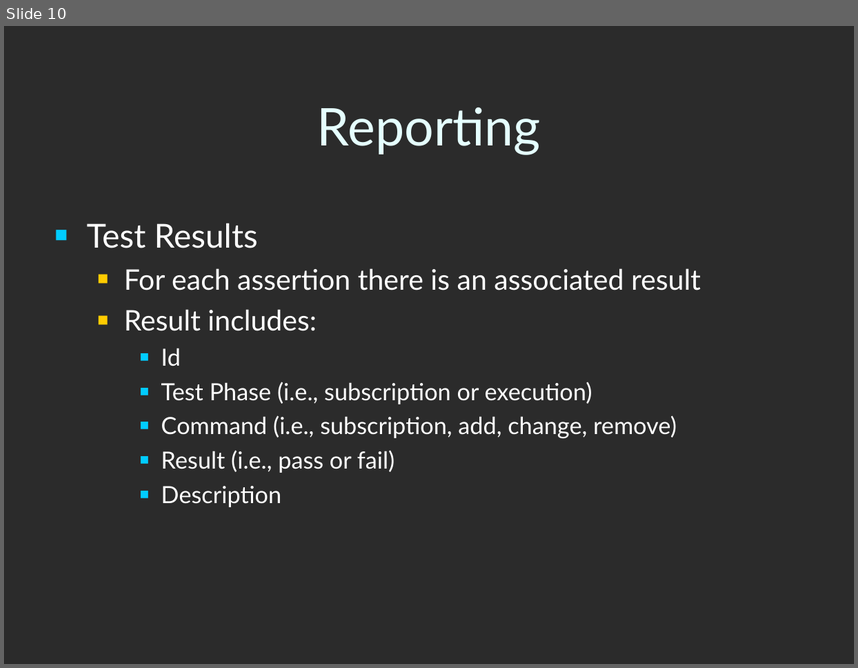
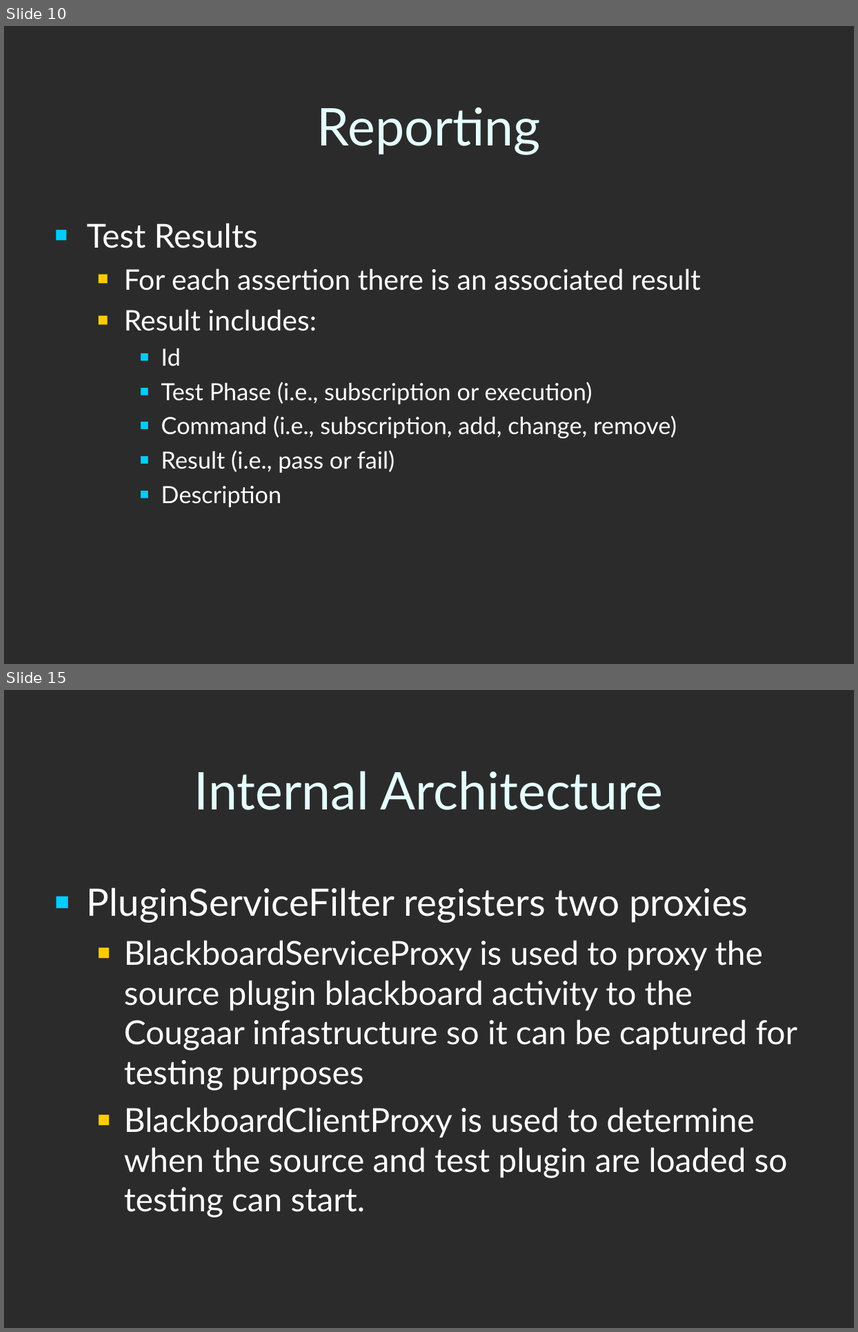
Before and after one commit to codeaudit/cougaar-cougaarunit, a slide deck: CougaarUnit/Cougaar Test Framework.ppt. Shown one above the other, each under a label of ours: slide 10 before the commit, slides 10 and 15 after it; the slides between them are not shown. The pictures are 858x668 and 858x1332 pixels, drawn with LibreOffice and Linux fonts; fonts in the diff are those of the drawing; background and template pictures are left out; a plain dark background stands for a picture behind light text. Boxes give left, top, right and bottom in pixels: in the first picture for what was removed or moved away, otherwise in the second. Text is boxed around its words. In the diff, an @@ line names an element or a change of style, - is before the commit and + after.

```diff
--- a/CougaarUnit/Cougaar Test Framework.ppt
+++ b/CougaarUnit/Cougaar Test Framework.ppt
@@ slide 15 added at <box>4,690,854,1328</box>, background picture (left out) @@
@@ title added at <box>194,771,664,810</box>, 44 pt, text #E5FFFF @@
+Internal Architecture
@@ text added at <box>87,887,798,1217</box>, 28 pt, text #FFFFFF @@
+■ PluginServiceFilter registers two proxies
+  ■ BlackboardServiceProxy is used to proxy the source plugin blackboard activity to the Cougaar infastructure so it can be captured for testing purposes
+  ■ BlackboardClientProxy is used to determine when the source and test plugin are loaded so testing can start.
```
Also in this commit, not shown: 6 other slides added, 1 slide removed, 9 other files.
